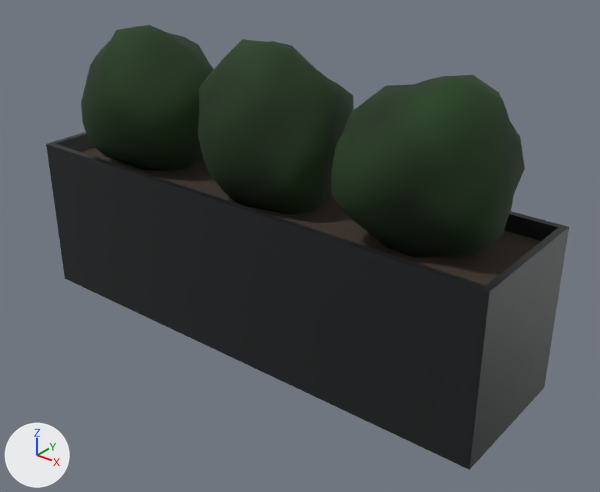
The glTF model public/assets/models/garden/planter.glb: old version first, new version second.
Both versions are drawn from a camera (50 mm lens) standing at (1.477, -1.734, 1.389) and looking at (0.103, -0.017, 0.324). The axes (+X, +Y, +Z) are drawn at lower left. The lights are the same throughout. The picture after the commit comes second. Where no turn or scale is listed for an object, it has been applied to the vertices.

Names of what the first picture shows: 'foliage.001', 'metal', 'soil'.
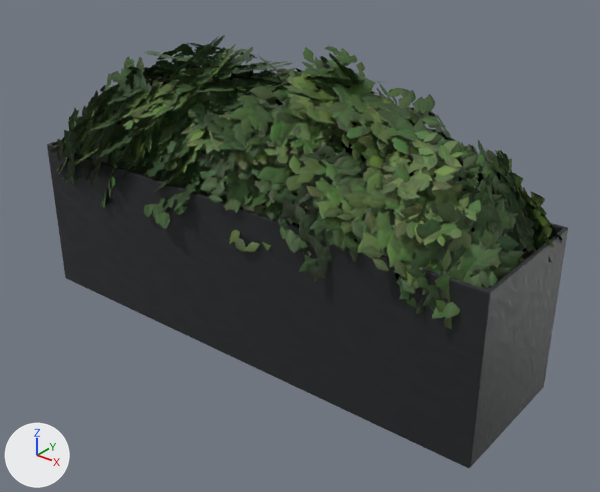
Changed parts and their boxes (x1, y1, x2, y2) in the pictures (600 x 492 px):
'foliage', added (green): after (47, 34, 563, 329)
'foliage.001', deleted (green): before (81, 25, 525, 257)

What changed in the scene script:
```text
Add img_leaves_nor:
    img_leaves_nor = load_image('leaves_nor', '_unpacked/leaves_nor', 512, 512, 'Non-Color')
Add img_leaves:
    img_leaves = load_image('leaves', '_unpacked/leaves', 512, 512, 'sRGB')
Change mat_garden_foliage:
    remove # nodes: BsdfPrincipled, OutputMaterial, VertexColor
    nodes: BsdfPrincipled, Math x2, NormalMap, OutputMaterial, TexImage x2
    uses the picture img_leaves
    uses the picture img_leaves_nor
Add me_foliage:
    me_foliage.from_pydata(...)  # 2080 vertices, 1040 faces; spans x -0.86..0.86, y -0.36..0.35, z 0.28..0.97
    me_foliage.materials.append(mat_garden_foliage)
Remove ob_foliage_001:
    ob_foliage_001 = bpy.data.objects.new('foliage.001', me_foliage_001)
    ob_foliage_001.location = (0.0, 0.0, 0.0)
Add ob_foliage:
    ob_foliage = bpy.data.objects.new('foliage', me_foliage)
    ob_foliage.location = (0.0, 0.0, 0.0)
```
